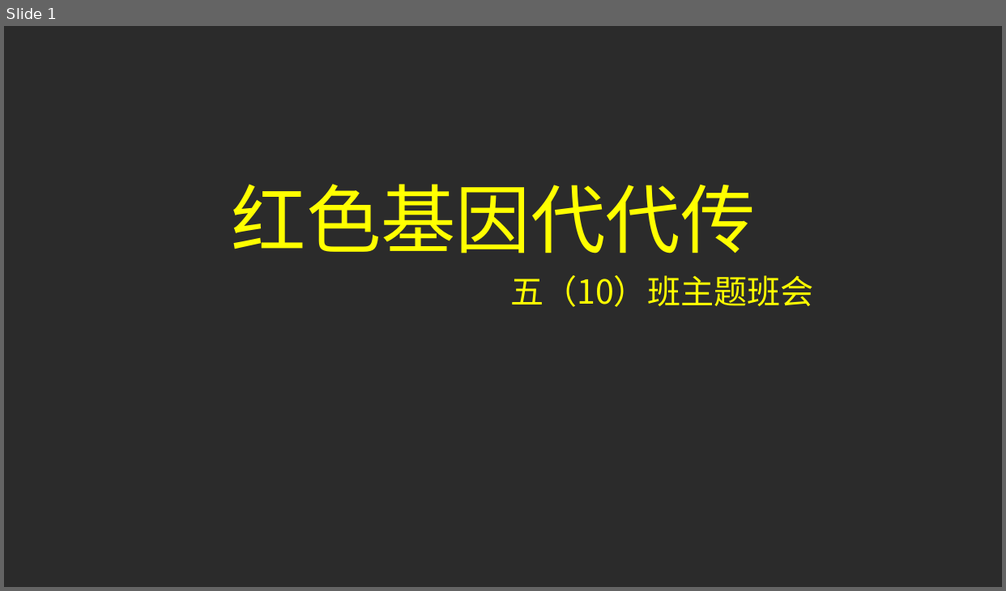
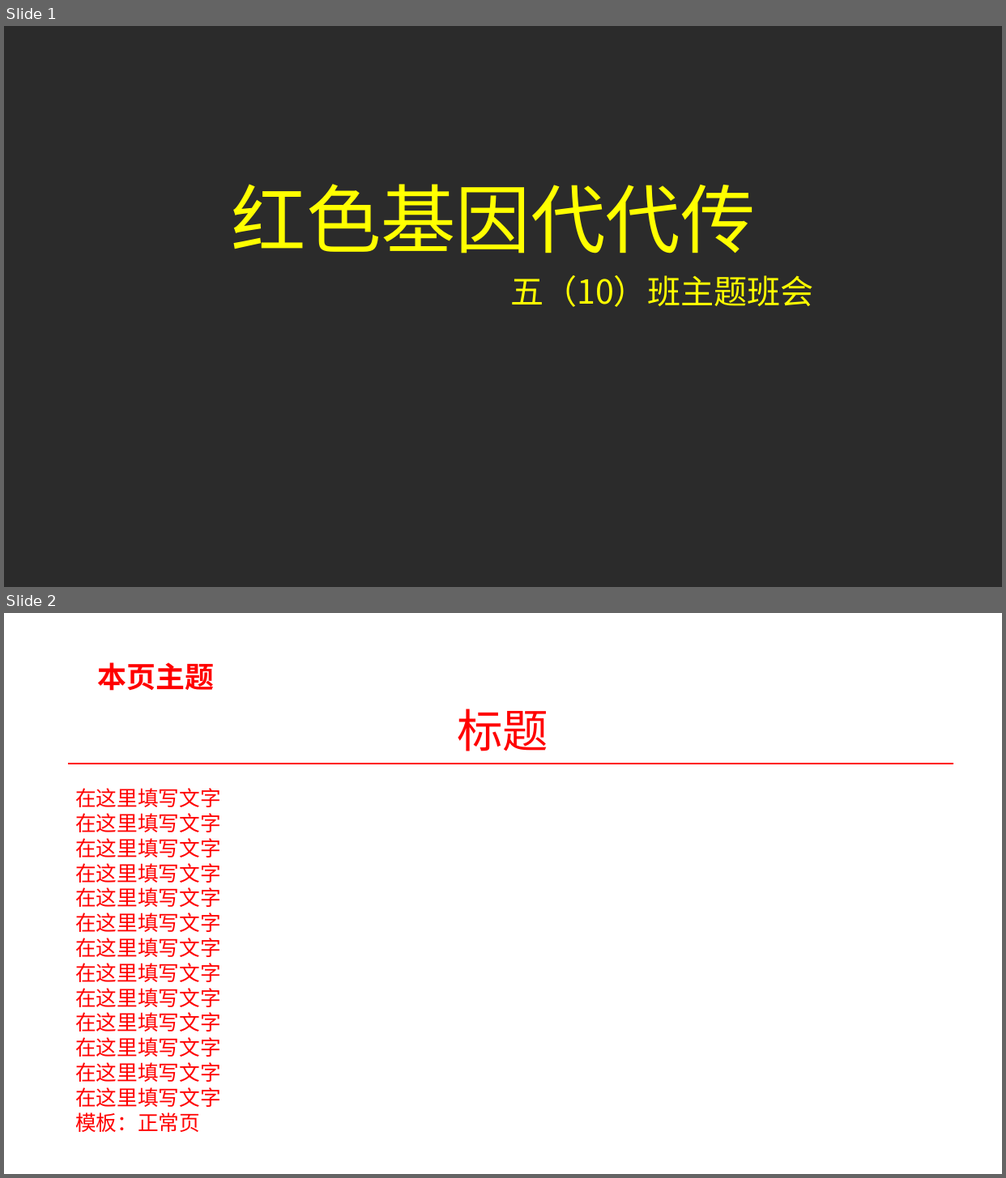
Before and after one commit to RenJian000/website, a slide deck: mine/PPTs/班会.pptx. Shown one above the other, each under a label of ours: slide 1 before the commit, slides 1 and 2 after it. The pictures are 1006x591 and 1006x1178 pixels, drawn with LibreOffice and Linux fonts; fonts in the diff are those of the drawing; background and template pictures are left out; a plain dark background stands for a picture behind light text. Boxes give left, top, right and bottom in pixels: in the first picture for what was removed or moved away, otherwise in the second. Text is boxed around its words. In the diff, an @@ line names an element or a change of style, - is before the commit and + after.

```diff
--- a/mine/PPTs/班会.pptx
+++ b/mine/PPTs/班会.pptx
@@ slide 2 added at <box>4,613,1002,1174</box>, background picture (left out) @@
@@ text added at <box>98,662,215,691</box>, 28 pt, text #FF0000, bold @@
+本页主题
@@ text added at <box>457,709,548,752</box>, 44 pt, text #FF0000 @@
+标题
@@ line added from (68, 764) to (953, 764), #FF0000 2 pt @@
@@ text added at <box>75,788,221,1132</box>, 20 pt, text #FF0000 @@
+在这里填写文字
+在这里填写文字
+在这里填写文字
+在这里填写文字
+在这里填写文字
+在这里填写文字
+在这里填写文字
+在这里填写文字
+在这里填写文字
+在这里填写文字
+在这里填写文字
+在这里填写文字
+在这里填写文字
+模板：正常页
```
Also in this commit, not shown: 4 other slides added, 1 slide removed.
